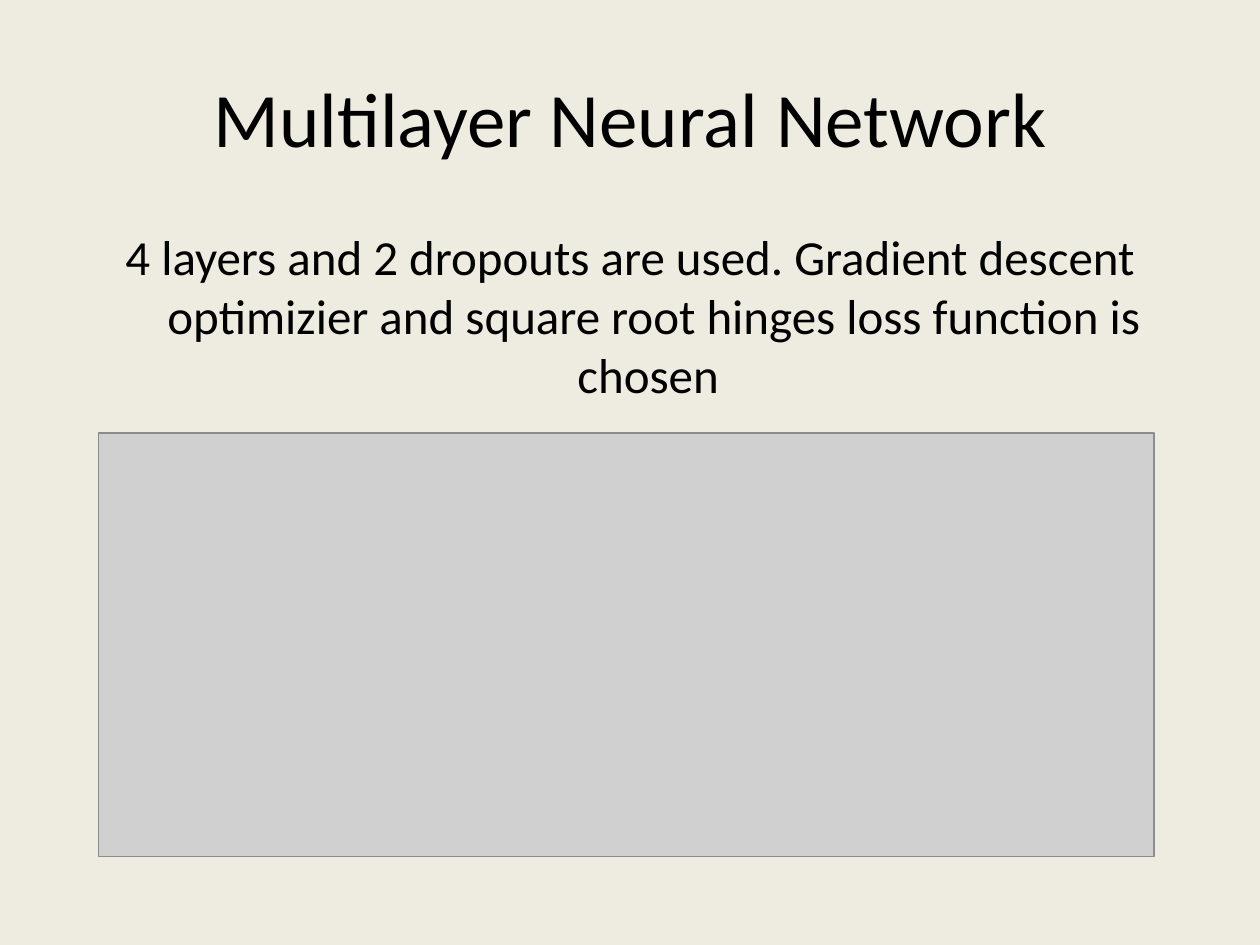
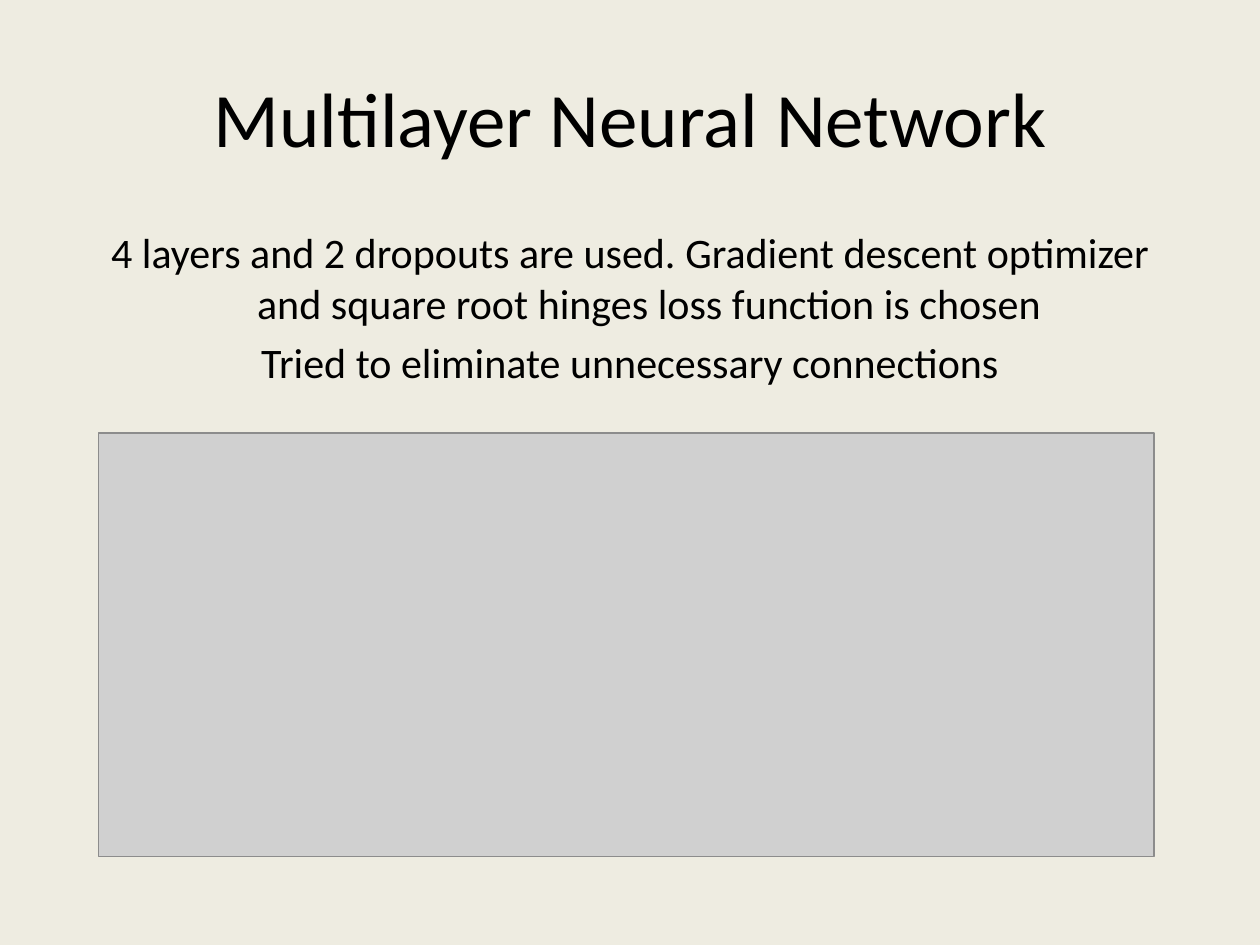
Before and after one commit to gungenibrahim/ee543-neural-network-and-deep-learning, a slide deck: slide 9 of ee543_sunum.pptx. Drawn at 1260x945 pixels with LibreOffice and Linux fonts; fonts in the diff are those of the drawing; grey boxes stand for pictures. Boxes give left, top, right and bottom in pixels: in the first picture for what was removed or moved away, otherwise in the second. Text is boxed around its words. In the diff, an @@ line names an element or a change of style, - is before the commit and + after.

```diff
--- a/ee543_sunum.pptx
+++ b/ee543_sunum.pptx
@@ text at [111,238,1149,385]: text changed; size 28 to 24 pt @@
-4 layers and 2 dropouts are used. Gradient descent optimizier and square root hinges loss function is chosen
+4 layers and 2 dropouts are used. Gradient descent optimizer and square root hinges loss function is chosen
+Tried to eliminate unnecessary connections
```
Also in this commit, not shown: 3 other slides changed, 4 slides added, 5 slides removed.
